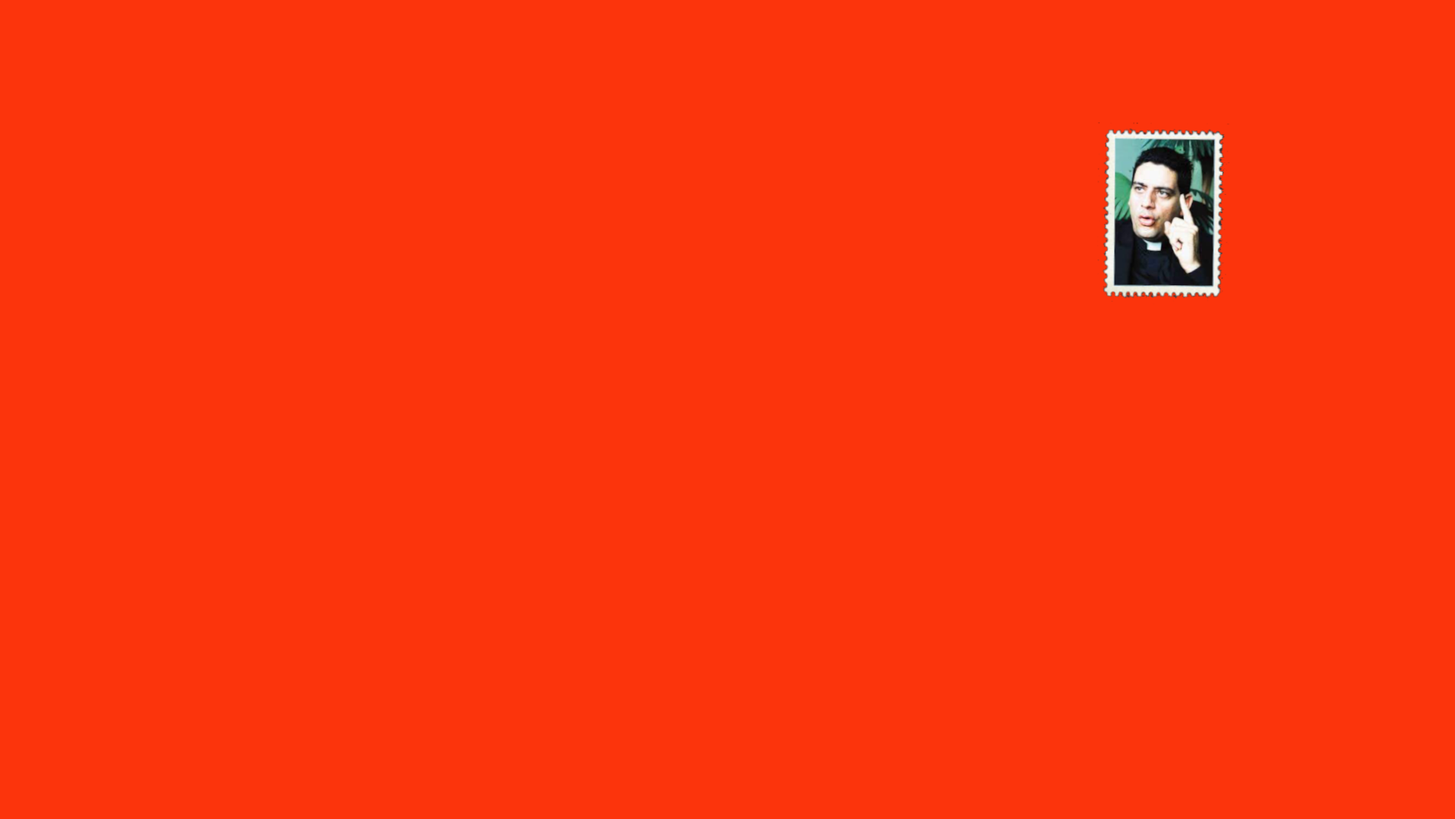
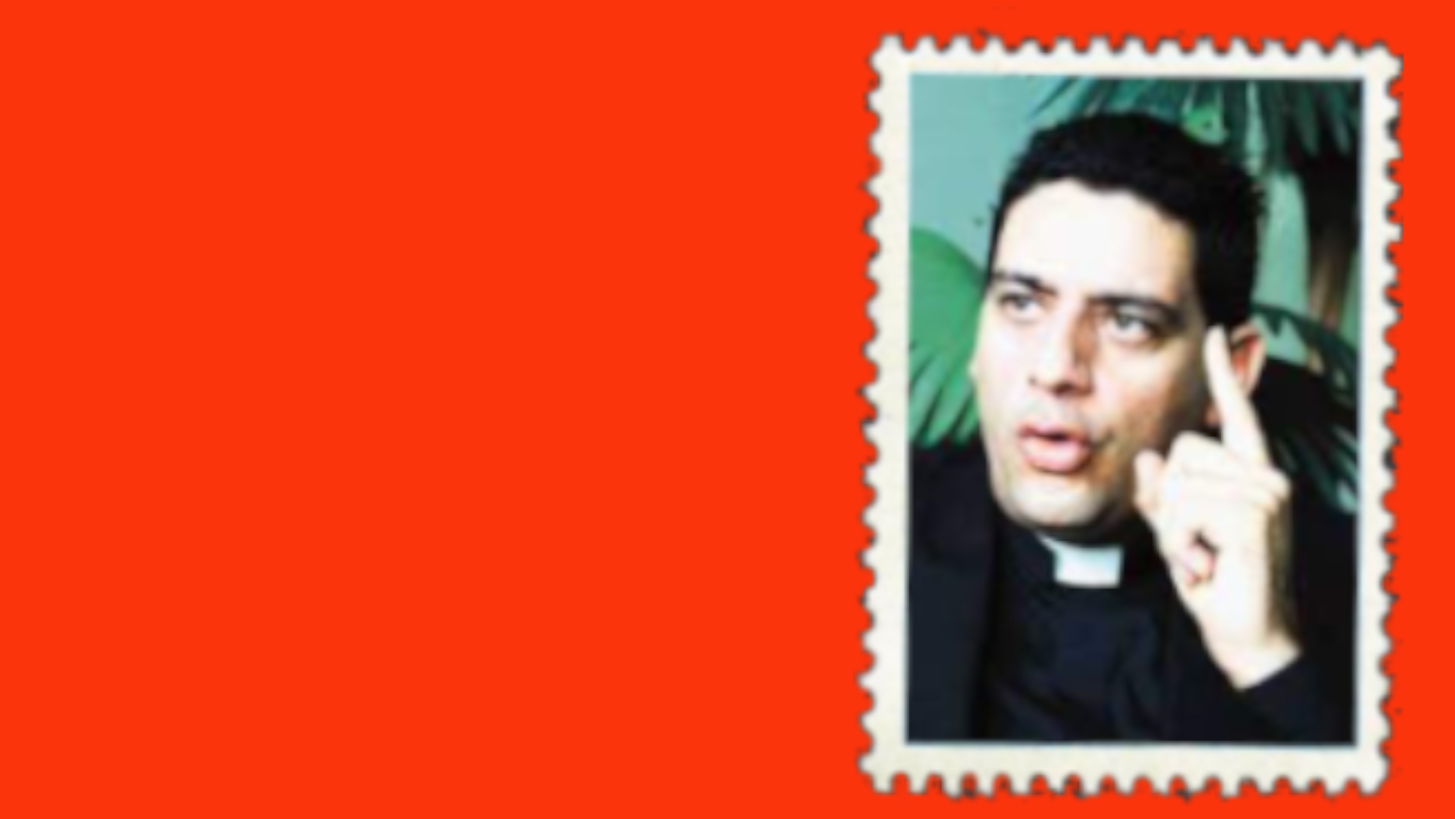
Two versions of the same layered image (1455x819). Layer-by-layer changes:
added layer "Pasted Layer" above "estampilla copy #1" over [852, 6, 1405, 810]
hid "estampilla copy #1", painted on it over [1008, 101, 1231, 388]
